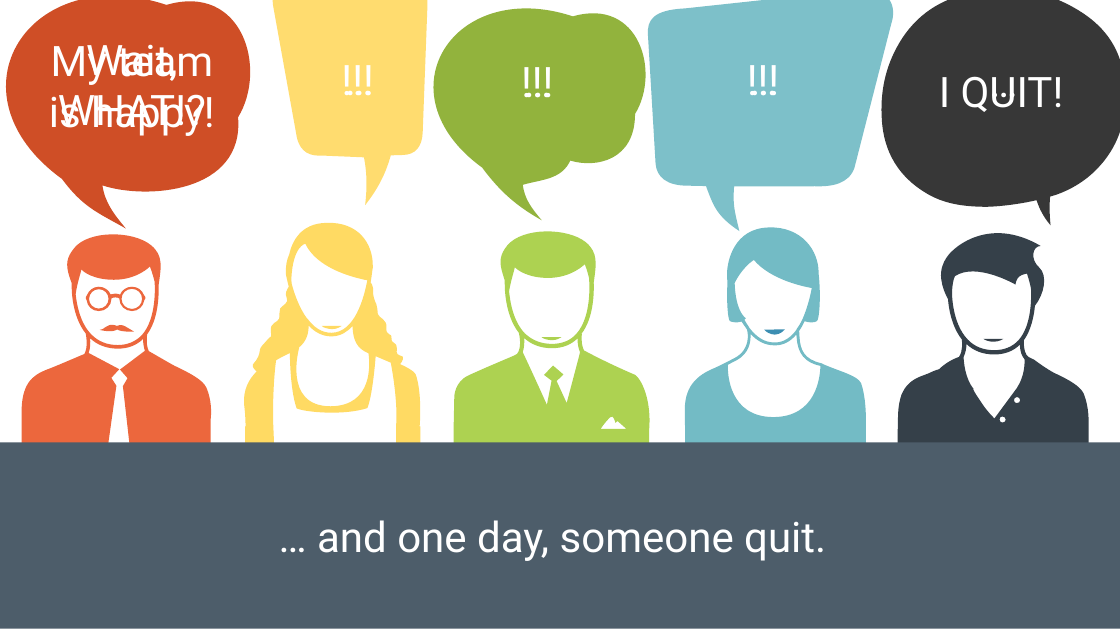
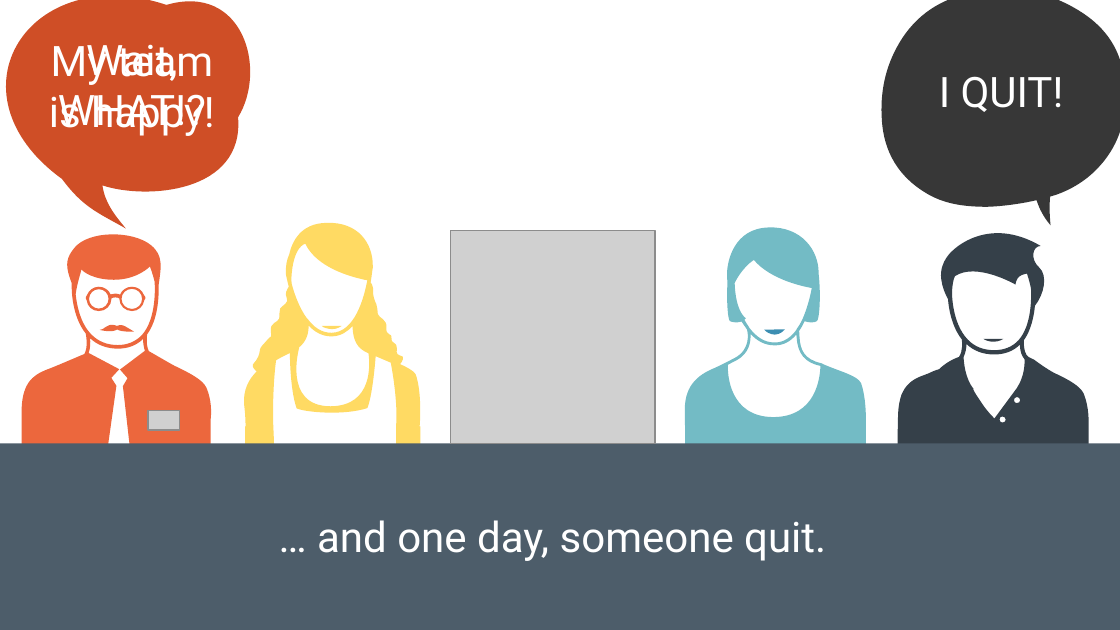
Before and after one commit to spetryjohnson/Talk---Hiring--Firing--and-Inspiring, a slide deck: slide 8 of Hiring, Firing, and Inspiring.pptx (slide 7 before the commit). Drawn at 1120x630 pixels with LibreOffice and Linux fonts; fonts in the diff are those of the drawing; grey boxes stand for pictures. Boxes give left, top, right and bottom in pixels: in the first picture for what was removed or moved away, otherwise in the second. Text is boxed around its words. In the diff, an @@ line names an element or a change of style, - is before the commit and + after.

```diff
--- a/Hiring, Firing, and Inspiring.pptx
+++ b/Hiring, Firing, and Inspiring.pptx
@@ freeform shape removed at [272,0,427,205] @@
@@ freeform shape removed at [433,9,645,221] @@
@@ freeform shape removed at [647,0,893,231] @@
@@ text removed at [284,58,430,111] @@
-!!!
@@ text removed at [286,58,431,111] @@
-…
@@ text removed at [455,50,619,113] @@
-!!!
@@ text removed at [456,50,620,113] @@
-…
@@ text removed at [691,57,836,110] @@
-…
@@ text removed at [691,58,836,111] @@
-!!!
@@ text removed at [911,50,1095,113] @@
-…
@@ picture added at [450,230,655,442] @@
@@ freeform shape removed at [454,227,652,467] @@
@@ freeform shape removed at [542,337,562,340] @@
@@ picture added at [148,411,179,431] @@
```
Also in this commit, not shown: 12 other slides changed, 5 slides added, 1 slide removed.
